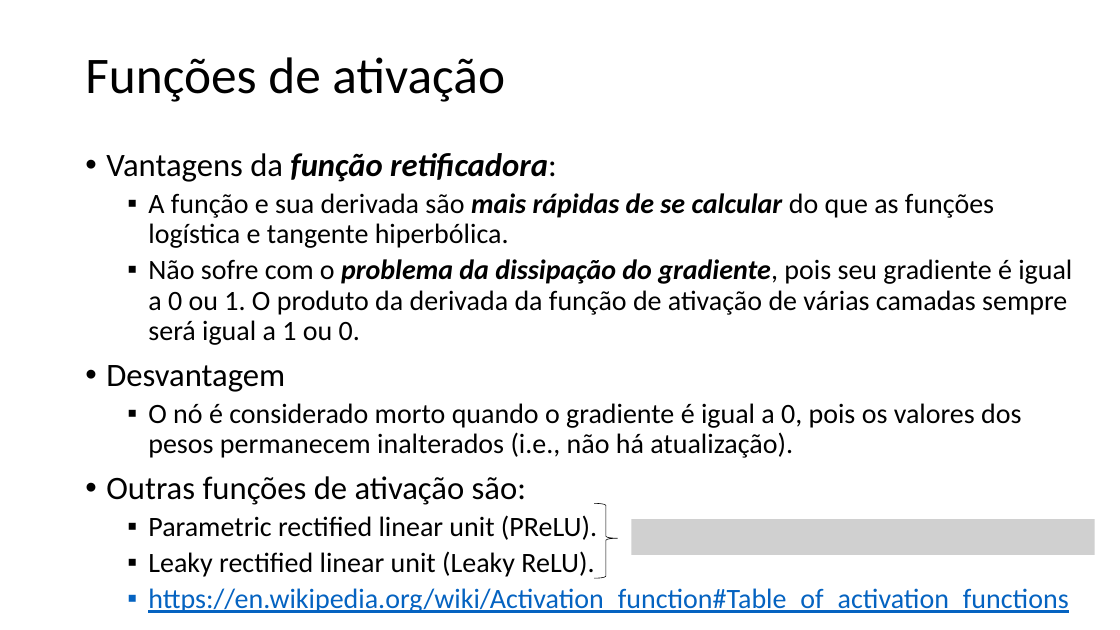
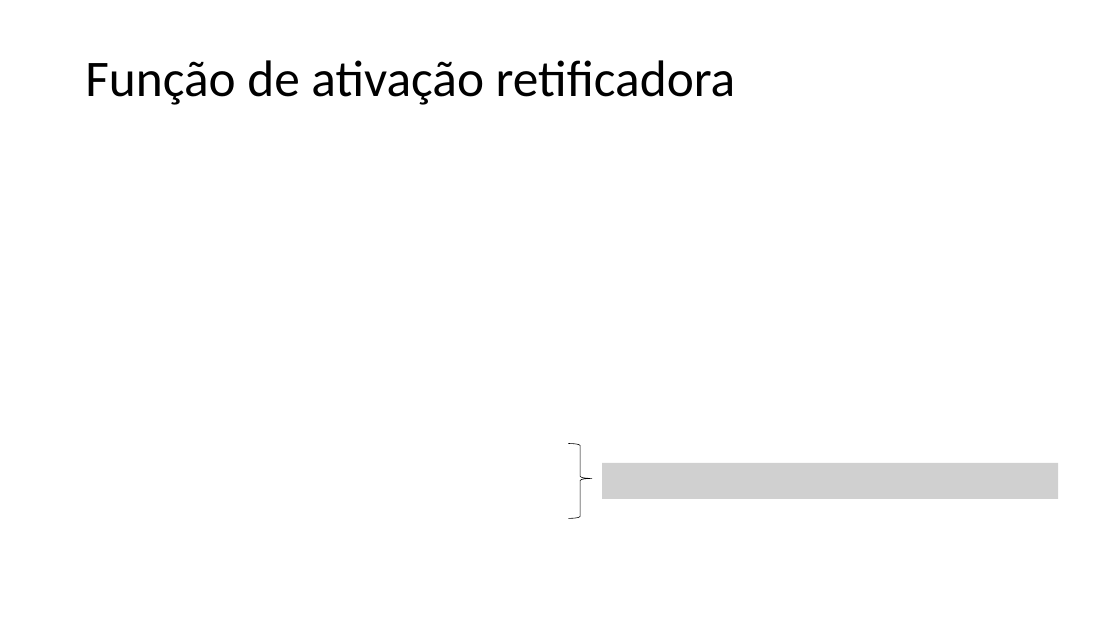
Before and after one commit to zz4fap/t320_aprendizado_de_maquina, a slide deck: slide 15 of slides/T320_Redes_Neurais_Artificiais (Parte II).pptx. Drawn at 1120x630 pixels with LibreOffice and Linux fonts; fonts in the diff are those of the drawing; grey boxes stand for pictures. Boxes give left, top, right and bottom in pixels: in the first picture for what was removed or moved away, otherwise in the second. Text is boxed around its words. In the diff, an @@ line names an element or a change of style, - is before the commit and + after.

```diff
--- a/slides/T320_Redes_Neurais_Artificiais (Parte II).pptx
+++ b/slides/T320_Redes_Neurais_Artificiais (Parte II).pptx
@@ title at [85, 60, 736, 105]: text changed @@
-Funções de ativação
+Função de ativação retificadora
@@ text removed at [106, 153, 1072, 613] @@
-• Vantagens da função retificadora:
-  ▪ A função e sua derivada são mais rápidas de se calcular do que as funções logística e tangente hiperbólica.
-  ▪ Não sofre com o problema da dissipação do gradiente, pois seu gradiente é igual a 0 ou 1. O produto da derivada da função de ativação de várias camadas sempre será igual a 1 ou 0.
-• Desvantagem
-  ▪ O nó é considerado morto quando o gradiente é igual a 0, pois os valores dos pesos permanecem inalterados (i.e., não há atualização).
-• Outras funções de ativação são:
-  ▪ Parametric rectified linear unit (PReLU).
-  ▪ Leaky rectified linear unit (Leaky ReLU).
-  ▪ https://en.wikipedia.org/wiki/Activation_function#Table_of_activation_functions
@@ right brace: place and size @@
-right brace at [594, 503, 618, 578]
+right brace at [569, 444, 592, 518]
@@ picture added at [602, 463, 1059, 499] @@
@@ picture removed at [632, 519, 1096, 555] @@
```
Also in this commit, not shown: 9 other slides changed, 1 other file.
